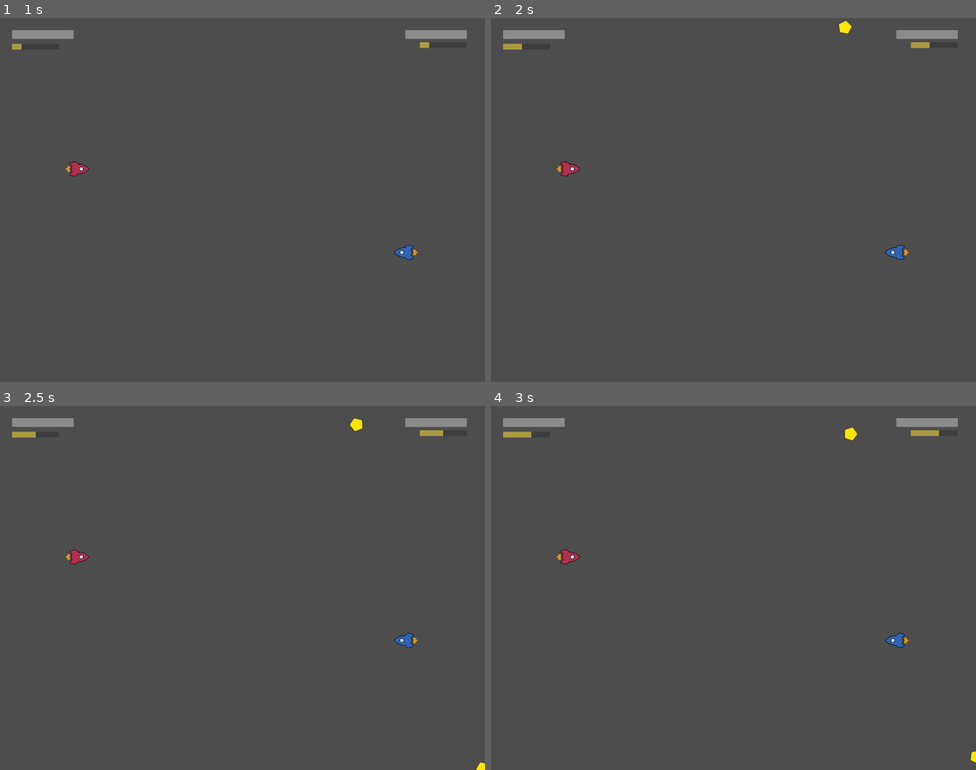
Above: before the commit, frames 1-4 (two rows, left to right).
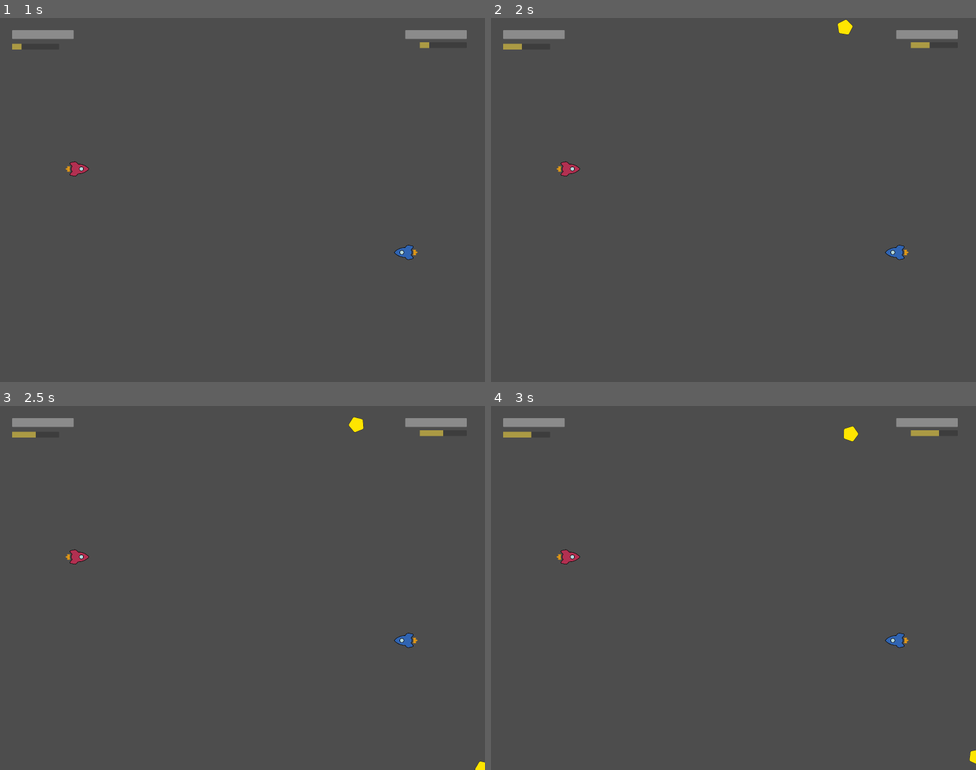
Above: after the commit, the same moments.

Repository: RajwolChapagain/Arcade-Game
Game: Godot game, scene res://main.tscn
Two runs of this game, one before a commit and one after it. Both use one fixed random seed, a clock stepped at 60 frames per second and the inputs below. The engine's default icon, where the game draws it, is replaced by a stand-in: a white triangle on a blue panel in a dark square.
Inputs:
- Up to frame 1 (1 s): tap Enter at 0.5 s
- Up to frame 2 (2 s): tap Space at 1.25 s
- Up to frame 3 (2.5 s): no input
- Up to frame 4 (3 s): tap Enter at 2.75 s

Frame 1 is identical in both runs. In frame 2, less than 0.1% of the frame differs, in the area x 71-75%, y 0-5%; in frame 3, less than 0.1%; in frame 4, less than 0.1%, in the area x 72-100%, y 5-99%.

Commit message:
Change sprite setting in powerup component

Diff:
--- a/main.gd
+++ b/main.gd
@@ -50,11 +50,11 @@
 	$HUD.update_p2_super_bar(new_super_percentage)
 
 func on_player1_died():
-	$HUD.decrease_p1_health(100)
+	$HUD.set_p1_health(0)
 	on_game_over("Player2")
 
 func on_player2_died():
-	$HUD.decrease_p2_health(100)
+	$HUD.set_p2_health(0)
 	on_game_over("Player1")
 
 func on_game_over(winner):
--- a/powerups/hp_boost.tscn
+++ b/powerups/hp_boost.tscn
@@ -4,7 +4,6 @@
 [ext_resource type="Texture2D" uid="uid://nw60aqglp3p0" path="res://powerups/hp_boost.svg" id="2_p25kq"]
 
 [node name="HPBoost" groups=["hp_boost"] instance=ExtResource("1_pxg01")]
-sprite = ExtResource("2_p25kq")
 emitted_values = [20]
 
 [node name="Sprite2D" parent="." index="0"]
--- a/powerups/powerup_component.gd
+++ b/powerups/powerup_component.gd
@@ -1,15 +1,10 @@
 extends Area2D
 
-@export var sprite : Texture2D
 @export var emitted_values = []
 var linear_velocity = 0
 var angular_velocity = 0
 
 signal collected(player, emitted_values)
-
-func _ready():
-	if sprite != null:
-		$Sprite2D.texture = sprite
 
 func _physics_process(delta):
 	position += linear_velocity * delta
--- a/powerups/super_boost.tscn
+++ b/powerups/super_boost.tscn
@@ -4,5 +4,8 @@
 [ext_resource type="PackedScene" uid="uid://8le43nudq3ms" path="res://powerups/powerup_component.tscn" id="1_txhty"]
 
 [node name="SuperBoost" groups=["super_boost"] instance=ExtResource("1_txhty")]
-sprite = ExtResource("1_sghil")
 emitted_values = [50]
+
+[node name="Sprite2D" parent="." index="0"]
+scale = Vector2(1.17308, 1.17308)
+texture = ExtResource("1_sghil")
